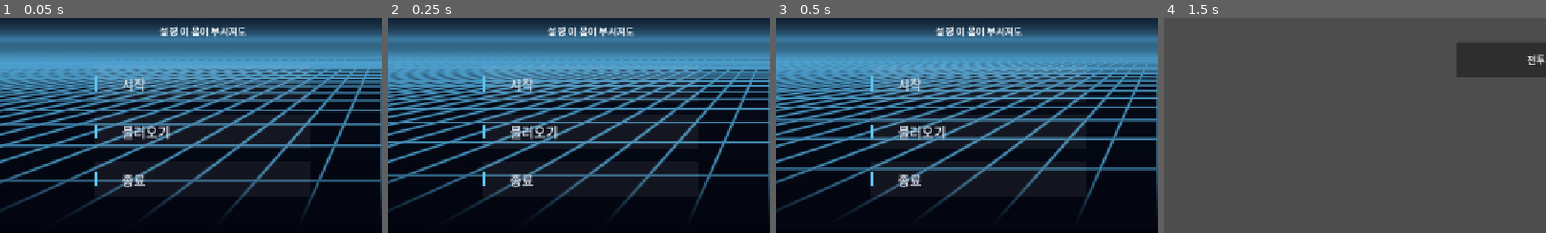
Above: before the commit, frames 1-4 (left to right).
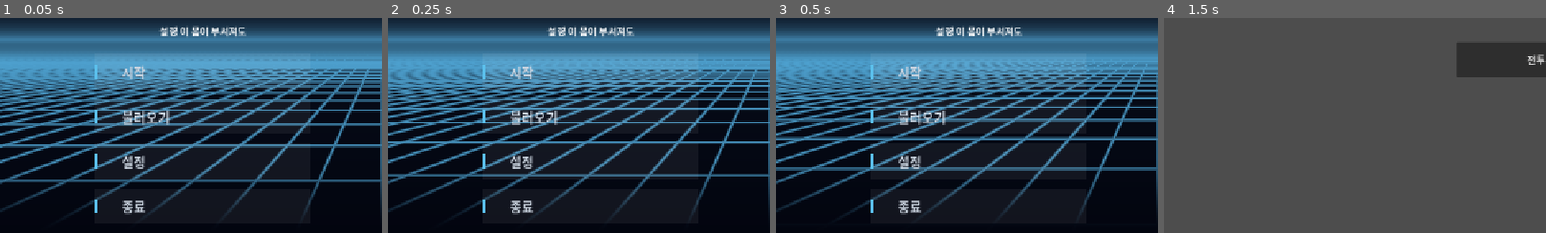
Above: after the commit, the same moments.

Repository: solitaryflyingbird/game_2026_02
Game: Godot game, scene res://main.tscn
Two runs of this game, one before a commit and one after it. Both use one fixed random seed, a clock stepped at 60 frames per second and the inputs below. The project has no main scene, so this scene is started directly.
Inputs (mouse positions are % of the whole screen's width and height, from its top left):
- Up to frame 1 (0.05 s): no input
- Up to frame 2 (0.25 s): no input
- Up to frame 3 (0.5 s): no input
- Up to frame 4 (1.5 s): click (27, 83) at 0.5 s, where only the run after the commit has a clickable "설정"; click "시작" at 1.25 s
The pictures show only the part of the screen within x 0-50%, y 50-100%; the shares and areas given below are measured in that part.

The runs differ from the first frame. In frame 1, 2.6% of the frame differs, in the area x 24-45%, y 21-92%; in frame 2, 2.6%; in frame 3, 2.6%; in frame 4, nothing differs.

Commit message:
타이틀 화면 설정 버튼 추가
시작/불러오기/설정/종료 4개 버튼 75px 간격으로 재배치. 설정 버튼은
스텁(_on_settings_pressed) 연결만 — 설정 화면 구현 시 갈아끼움.

Co-Authored-By: Claude Opus 4.6 (1M context) <noreply@anthropic.com>

Diff:
--- a/main.tscn
+++ b/main.tscn
@@ -113,25 +113,33 @@
 [node name="start_button" parent="run_ui/title_screen" unique_id=2054452317 instance=ExtResource("12_titlebtn")]
 layout_mode = 0
 offset_left = 160.0
-offset_top = 440.0
+offset_top = 420.0
 offset_right = 520.0
-offset_bottom = 500.0
+offset_bottom = 480.0
 text = "시작"
 
 [node name="load_button" parent="run_ui/title_screen" unique_id=1958273356 instance=ExtResource("12_titlebtn")]
 layout_mode = 0
 offset_left = 160.0
-offset_top = 520.0
+offset_top = 495.0
 offset_right = 520.0
-offset_bottom = 580.0
+offset_bottom = 555.0
 text = "불러오기"
 
+[node name="settings_button" parent="run_ui/title_screen" instance=ExtResource("12_titlebtn")]
+layout_mode = 0
+offset_left = 160.0
+offset_top = 570.0
+offset_right = 520.0
+offset_bottom = 630.0
+text = "설정"
+
 [node name="quit_button" parent="run_ui/title_screen" unique_id=1700237368 instance=ExtResource("12_titlebtn")]
 layout_mode = 0
 offset_left = 160.0
-offset_top = 600.0
+offset_top = 645.0
 offset_right = 520.0
-offset_bottom = 660.0
+offset_bottom = 705.0
 text = "종료"
 
 [node name="floor_screen" type="Control" parent="run_ui" unique_id=1121504737]
--- a/run_ui.gd
+++ b/run_ui.gd
@@ -15,6 +15,7 @@
     # 타이틀
     $title_screen/start_button.pressed.connect(RunManager.start_run)
     $title_screen/load_button.pressed.connect(_on_load_pressed)
+    $title_screen/settings_button.pressed.connect(_on_settings_pressed)
     $title_screen/quit_button.pressed.connect(_on_quit_pressed)
 
     # 플로어
@@ -123,6 +124,9 @@
 func _on_load_pressed():
     print("[title] 불러오기: 아직 구현되지 않음")
 
+func _on_settings_pressed():
+    print("[title] 설정: 아직 구현되지 않음")
+
 func _on_quit_pressed():
     get_tree().quit()
 
